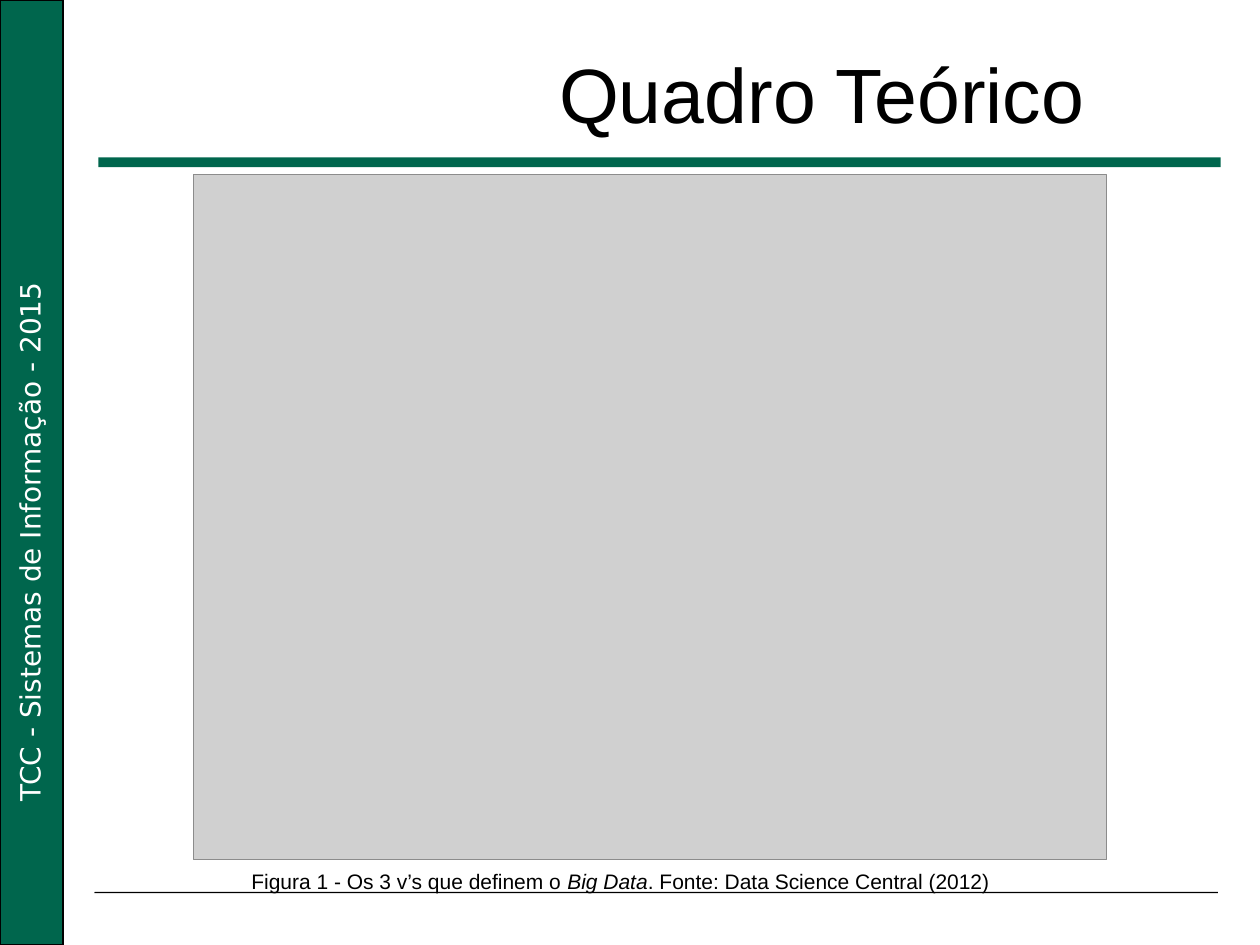
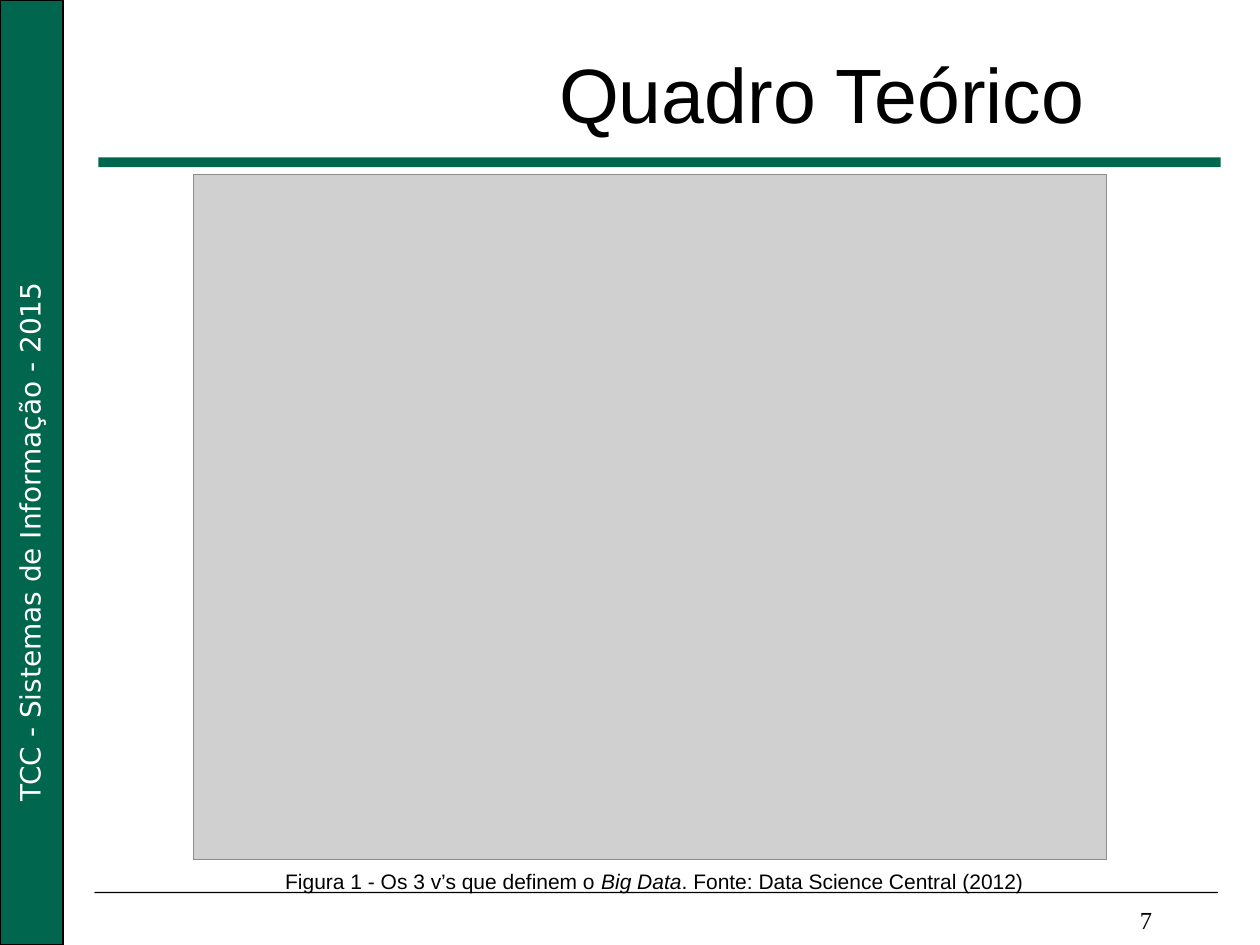
Before and after one commit to Nikofoxxx/TCC, a slide deck: slide 7 of documents/life_cycle/Apresentação_Big_Data.pptx. Drawn at 1260x945 pixels with LibreOffice and Linux fonts; fonts in the diff are those of the drawing; grey boxes stand for pictures; background and template pictures are left out. Boxes give left, top, right and bottom in pixels: in the first picture for what was removed or moved away, otherwise in the second. Text is boxed around its words. In the diff, an @@ line names an element or a change of style, - is before the commit and + after.

```diff
--- a/documents/life_cycle/Apresentação_Big_Data.pptx
+++ b/documents/life_cycle/Apresentação_Big_Data.pptx
@@ text "Figura 1 - Os 3 ...": place and size @@
-text "Figura 1 - Os 3 ..." at (251,873,990,893)
+text "Figura 1 - Os 3 ..." at (285,873,1023,893)
@@ text added at (1140,913,1152,929), 14 pt, text #000000 @@
+7
```
Also in this commit, not shown: 13 other slides changed.
